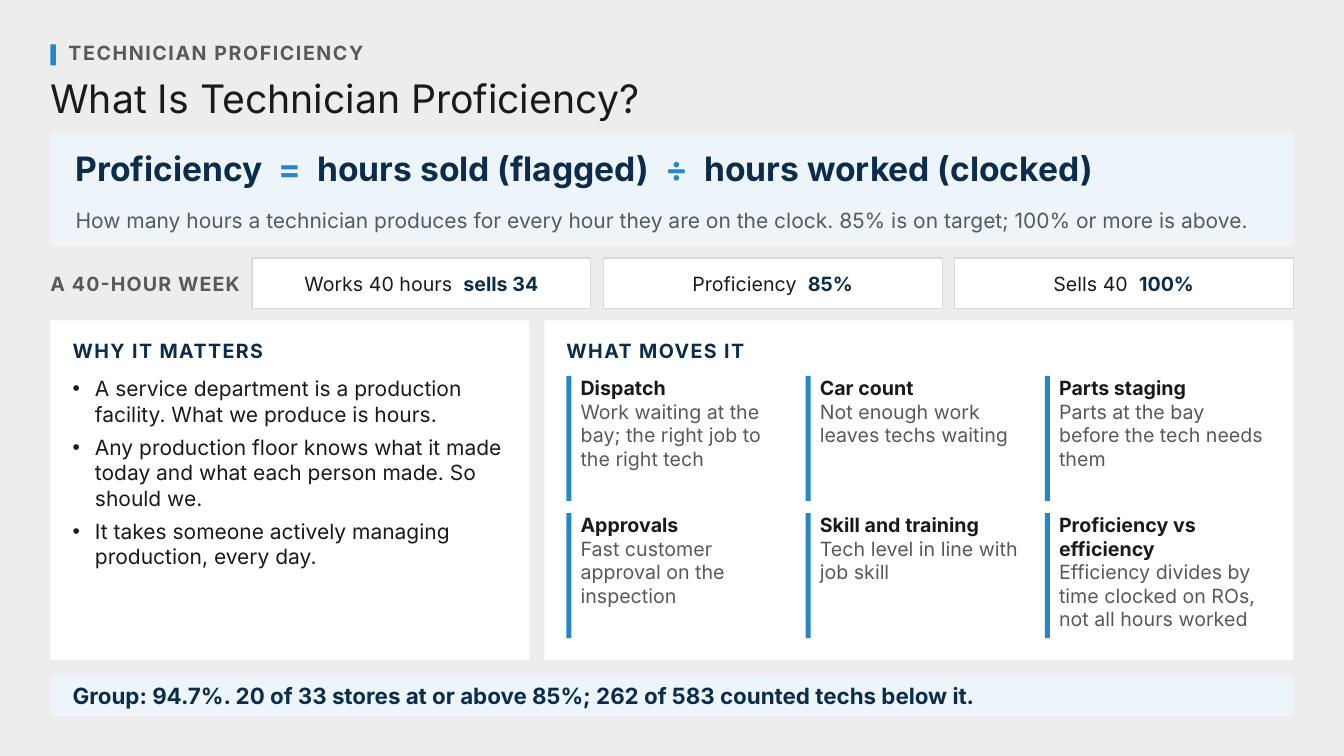
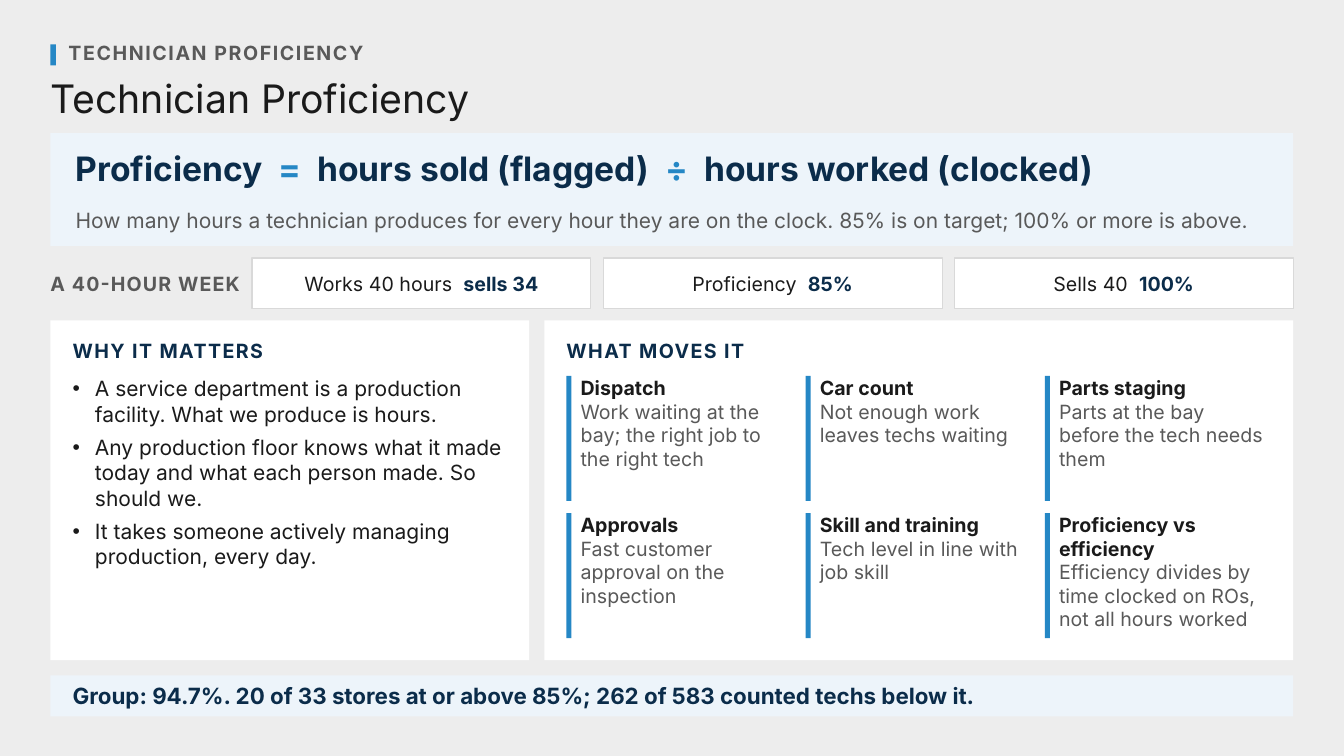
Before and after one commit to Ndresner/Noah, a slide deck: slide 136 of day2-deck/decks/Fixed Ops - Day 2 Example Test Deck.pptx. Drawn at 1344x756 pixels with LibreOffice and Linux fonts; fonts in the diff are those of the drawing. Boxes give left, top, right and bottom in pixels: in the first picture for what was removed or moved away, otherwise in the second. Text is boxed around its words. In the diff, an @@ line names an element or a change of style, - is before the commit and + after.

```diff
--- a/day2-deck/decks/Fixed Ops - Day 2 Example Test Deck.pptx
+++ b/day2-deck/decks/Fixed Ops - Day 2 Example Test Deck.pptx
@@ text at (50, 83, 469, 121): text changed @@
-What Is Technician Proficiency?
+Technician Proficiency
```
Also in this commit, not shown: 10 other slides changed, 9 other files.
